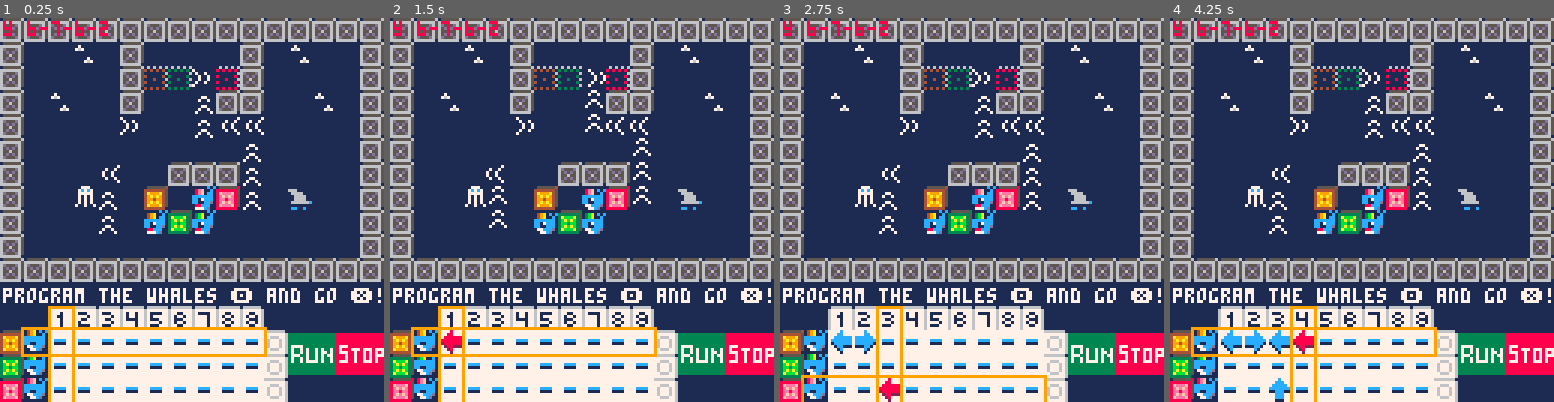
Above: before the commit, frames 1-4 (left to right).
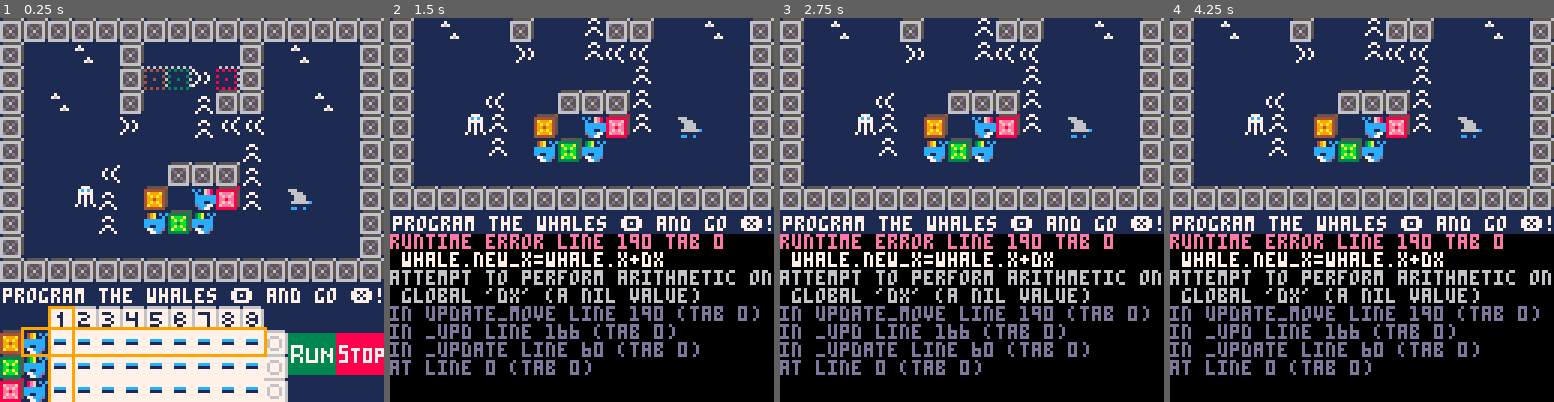
Above: after the commit, the same moments.

Repository: marcduiker/pico-8-games
Game: PICO-8 cartridge carts/yuckyyaml/yucky_yaml.p8
Same seed, same stepped clock (60 frames per second), same inputs: the game is played once before the commit and once after it.
Inputs:
- Up to frame 1 (0.25 s): no input
- Up to frame 2 (1.5 s): tap X (X key) at 0.33, 1.07 s; tap O (Z key) at 0.7 s
- Up to frame 3 (2.75 s): hold Right 1.6-2.1 s; tap O (Z key) at 1.7, 2.1, 2.5 s; tap X (X key) at 1.85 s; hold Up 2.15-2.42 s; hold Right from 2.47 s (still down)
- Up to frame 4 (4.25 s): tap O (Z key) every 0.4 s from 2.9 to 4.1 s; tap X (X key) at 2.97, 4.08 s; release Right at 3.03 s; hold Left 3.08-3.58 s; hold Down 3.63-3.97 s; hold Right from 4.02 s (still down)

The runs differ from the first frame. In frame 1, 1.2% of the frame differs, in the area x 0-57%, y 0-100%; in frame 2, 63%; in frame 3, 63%, in the area x 0-100%, y 0-100%; in frame 4, 63%.
Error after the commit: runtime error line 190 tab 0; whale.new_x=whale.x+dx; attempt to perform arithmetic on global 'dx' (a nil value)

Commit message:
Trying to make the whales follow the steps

Diff:
--- a/carts/yuckyyaml/yucky_yaml.p8
+++ b/carts/yuckyyaml/yucky_yaml.p8
@@ -8,11 +8,32 @@
 local _drw
 local _t
 local _spd
-local p
-local whale_colors={17,18,19}
-local whale1={x=nil,y=nil,s=1,c=whale_colors[1],d=0}
-local whale2={x=nil,y=nil,s=1,c=whale_colors[2],d=0}
-local whale3={x=nil,y=nil,s=1,c=whale_colors[3],d=0}
+local rows={13,14,15}
+local cols={2,3,4,5,6,7,8,9,10}
+local row_select={x=1,y=rows[1],xsize=10,ysize=1}
+local col_select={x=cols[1],y=12,xsize=1,ysize=4}
+local cards_dx={}
+local cards_dy={}
+local cards_spr_toplay={64,65,66,67,68}
+local cards_spr_played={80,81,82,83,84}
+local cards_spr_high={96,97,98,99,100}
+cards_dx[cards_spr_toplay[1]]=0
+cards_dx[cards_spr_toplay[2]]=-1
+cards_dx[cards_spr_toplay[3]]=1
+cards_dx[cards_spr_toplay[4]]=0
+cards_dx[cards_spr_toplay[5]]=0
+cards_dy[cards_spr_toplay[1]]=0
+cards_dy[cards_spr_toplay[2]]=0
+cards_dy[cards_spr_toplay[3]]=0
+cards_dy[cards_spr_toplay[4]]=-1
+cards_dy[cards_spr_toplay[5]]=1
+
+local whale_colors_spr={17,18,19}
+local sleeping_whale_spr={118,119,120}
+local whale1={x=nil,y=nil,new_x=nil,new_y=nil,s=nil,fx=nil,c=whale_colors_spr[1],d=0}
+local whale2={x=nil,y=nil,new_x=nil,new_y=nil,s=nil,fx=nil,c=whale_colors_spr[2],d=0}
+local whale3={x=nil,y=nil,new_x=nil,new_y=nil,s=nil,fx=nil,c=whale_colors_spr[3],d=0}
+
 local whales={whale1,whale2,whale3}
 local container_tiles={43,59,45}
 local end_tiles={44,60,46}
@@ -57,10 +78,16 @@
 function init_whales(level)
 	whale1.x=level.whale1_x
 	whale1.y=level.whale1_y
+	whale1.fx=level.whale1_flipx
+	whale1.s=sleeping_whale_spr[1]
 	whale2.x=level.whale2_x
 	whale2.y=level.whale2_y
+	whale2.fx=level.whale2_flipx
+	whale2.s=sleeping_whale_spr[2]
 	whale3.x=level.whale3_x
 	whale3.y=level.whale3_y
+	whale3.fx=level.whale3_flipx
+	whale3.s=sleeping_whale_spr[3]
 end
 
 function init_containers(level)
@@ -102,7 +129,7 @@
 		mset(container.x_end,container.y_end,container.tile_end)
 	end
 
-	_drw=_draw_cards
+	_drw=_draw_whales_and_cards
 end
 
 function _update_manual()
@@ -121,34 +148,64 @@
 		new_y+=1
 	end
 
-	_update_game()
-
-end
-
-function _update_auto()
-	new_x=p.x
-	new_y=p.y
-	old_x=p.x
-	old_y=p.y
-
-	-- get movements from sequence
-
-	_update_game()
-
-end
-
-function _update_game()
-
-	p.s=anim_item(wh_spr,wh_spd)
-	if can_move(new_x,new_y,old_x,old_y) then
-		p.x=new_x
-		p.y=new_y
-	end
-
-	if has_moved(p.x,p.y,old_x,old_y) then
-		p.d=get_dir(new_x,new_y,old_x,old_y)
+	update_game()
+
+end
+
+local start_time
+local active_col
+
+function _update_start_run()
+	start_time=time()
+	active_col=cols[1]
+	reset_row_and_col()
+	_upd=_update_run_game
+	_drw=_draw_whales_and_cards
+end
+
+function _update_run_game()
+	for row in all(rows) do
+		if time() - start_time > 1 then
+			update_move(whale1,row,active_col)
+		elseif time() - start_time > 2 then
+			update_move(whale2,row,active_col)
+		elseif time() - start_time > 3 then
+			update_move(whale3,row,active_col)
+		end
+	end
+
+	if time()-start_time > 4 then
+		active_col+=1
+		start_time=time()
+	end
+end
+
+function reset_row_and_col()
+	col_select.x=cols[1]
+	row_select.y=rows[1]
+end
+
+function update_move(whale,row,col)
+	whale.s=anim_item(wh_spr,wh_spd)
+	tile=mget(row,col)
+	dx=cards_dx[tile]
+	dy=cards_dy[tile]
+	whale.new_x=whale.x+dx
+	whale.new_y=whale.y+dy
+	old_x=whale.x
+	old_y=whale.y
+	if can_move(whale.new_x,whale.new_y,whale.x,whale.y) then
+		whale.x=whale.new_x
+		whale.y=whale.new_y
+	end
+
+	if has_moved(whale.x,whale.y,old_x,old_y) then
+		whale.d=get_dir(whale.x,whale.y,old_x,old_y)
 		sfx(1,0,0)
 	end
+
+	row_select.y=col
+	col_select.x=row
 end
 
 function _draw_game()
@@ -162,7 +219,7 @@
 -->8
 -- movement
 
-local dirs={0,1,2,3}
+--local dirs={0,1,2,3}
 local x_dirs={-1,1,0,0}
 local y_dirs={0,0,-1,1}
 
@@ -282,24 +339,18 @@
 end
 
 function draw_whale(w)
-	spr(w.s,w.x*8,w.y*8,1,1)
-	spr(w.c,w.x*8,w.y*8,1,1)
+	spr(w.s,w.x*8,w.y*8,1,1,w.fx)
+	spr(w.c,w.x*8,w.y*8,1,1,w.fx)
 end
 -->8
 -- cards
 
-local whale1_steps={}
-local whale2_steps={}
-local whale3_steps={}
-local rows={13,14,15}
-local cols={2,3,4,5,6,7,8,9,10}
-local cards_spr_toplay={64,65,66,67,68}
-local cards_spr_played={80,81,82,83,84}
-local cards_spr_high={96,97,98,99,100}
+
+
 local sleeping_whales={}
-sleeping_whales[rows[1]]=118
-sleeping_whales[rows[2]]=119
-sleeping_whales[rows[3]]=120
+sleeping_whales[rows[1]]=sleeping_whale_spr[1]
+sleeping_whales[rows[2]]=sleeping_whale_spr[2]
+sleeping_whales[rows[3]]=sleeping_whale_spr[3]
 local results={69,85,101}
 local row_old
 local col_old
@@ -307,20 +358,9 @@
 local col_new
 local card_h={col=2,row=13,hi=96,prev=64}
 local card_new=0
-local row_select={x=1,y=rows[1],xsize=10,ysize=1}
-local col_select={x=cols[1],y=12,xsize=1,ysize=4}
-
-function load_steps()
-
-	-- whale1
-
-	table.insert(whale1_steps,"1")
-
-end
-
-function _init_level(levelNr)
-
-end
+
+
+
 
 function _init_cards()
 	row_new=rows[1]
@@ -341,7 +381,7 @@
 
 function _update_cards()
 	-- only set old when has_moved==true?
-	update_whale_sprites()
+	--update_whale_sprites()
 	--row_new=row_old
 	--col_new=col_old
 	if btnp(⬅️) then
@@ -357,6 +397,8 @@
 		change_card()
 	elseif btnp(❎) then
 		-- start run
+		_upd=_update_start_run
+		_drw=_draw_whales_and_cards
 	end
 
 	if has_moved(col_new,row_new,col_old,row_old) then
@@ -419,10 +461,9 @@
 	mset(card_h.col,card_h.row,card_h.hi)
 end
 
-function _draw_cards()
+function _draw_whales_and_cards()
 	draw_debug()
 	draw_whales()
-
 	print("program the whales 🅾️ and go ❎!",1,90,7)
 	rect(
 		row_select.x*8-1,
@@ -450,7 +491,9 @@
 	--rect(0,0,80,30,7)
 	--print("new "..row_new.."-"..col_new,1,1,8)
 	--print("old "..row_old.."-"..col_old,1,8,8)
-	print("y "..containers[1].x.."-"..containers[1].y.."-"..containers[1].x_end.."-"..containers[1].y_end,1,1,8)
+	if tile!=nil then
+		print("tile "..tile,1,100,8)
+	end
 end
 -->8
 -- menu
@@ -490,10 +533,13 @@
 	id=1,
 	whale1_x=6,
 	whale1_y=8,
+	whale1_flipx=false,
 	whale2_x=8,
 	whale2_y=8,
+	whale2_flipx=false,
 	whale3_x=8,
 	whale3_y=7,
+	whale3_flipx=true,
 	cy_start_x=6,
 	cy_start_y=7,
 	cg_start_x=7,
@@ -596,14 +642,14 @@
 77777777772882227222882777788877772888277787877618ccccd118ccccd118ccccd137777333333333338777888888888888000000000000000011111111
 7777777777728777777782777778887777728277787778761777cd111777cd111777cd1137337373373733738788877787778777000000000000000011111111
 77777777777727777777277777722277777727777777777611111111111111111111111137337373373773738777887887878787000000000000000011111111
-000000000000000000000000000000000000000000000000149a1c1c13ba1c1c18ef1c1c37773373373737738887887887878777000000000000000077777777
-000000000000000000000000000000000000000000000000149a11c113ba11c118ef11c137337373373733738887887887878788000000000000000077777777
-000000000000000000000000000000000000000000000000ccccccc1ccccccc1ccccccc137337377773733738777887887778788000000000000000077777777
+00000000000000000000000000000000000000000000000011111111111111111111111137773373373737738887887887878777000000000000000077777777
+000000000000000000000000000000000000000000000000149a1c1c13ba1c1c18ef1c1c37337373373733738887887887878788000000000000000077777777
+000000000000000000000000000000000000000000000000149a11c113ba11c118ef11c137337377773733738777887887778788000000000000000077777777
+000000000000000000000000000000000000000000000000ccccccc1ccccccc1ccccccc133333333333333338888888888888888000000000000000077777777
 000000000000000000000000000000000000000000000000ccccccc1ccccccc1ccccccc133333333333333338888888888888888000000000000000077777777
 000000000000000000000000000000000000000000000000cc11ccc1cc11ccc1cc11ccc133333333333333338888888888888888000000000000000077777777
 000000000000000000000000000000000000000000000000177cccd1177cccd1177cccd133333333333333338888888888888888000000000000000077777777
-0000000000000000000000000000000000000000000000001177cd111177cd111177cd1133333333333333338888888888888888000000000000000077777777
-00000000000000000000000000000000000000000000000011111111111111111111111111111111111111111111111111111111000000000000000077777777
+0000000000000000000000000000000000000000000000001177cd111177cd111177cd1111111111111111111111111111111111000000000000000077777777
 
 
 
@@ -740,7 +786,7 @@
 __map__
 0606060606060606060606060606060600000000000000000000000000000000000000000000000000000000000000000000000000000000000000000000000000000000000000000000000000000000000000000000000000000000000000000000000000000000000000000000000000000000000000000000000000000000
 0610102010061010101006102010100611111111111111111111111111111111111111111111111111111111111111111111111111111111111111111111111111111111111111111111111111111111111111111111111111111111111111111111111111111111111111111111111100000000000000000000000000000000
-0610101010061010371006101010100611101010101010101010101010101011111010101010101010101010101010111110101010101010101010101010101111101111110711111111071111110411111010101010102610101010101004111110101010101010101010101010051100000000000000000000000000000000
+0610101010062c3c372e06101010100611101010101010101010101010101011111010101010101010101010101010111110101010101010101010101010101111101111110711111111071111110411111010101010102610101010101004111110101010101010101010101010051100000000000000000000000000000000
 0610201010061010230606101020100611041111111011101011101111110811111010101011101111101010101010111110040810101011111110051010101111101010101010101010102610101011111011101010111011111110111111101110111111111111111111111111101100000000000000000000000000000000
 0610101010371010233333101010100611101107101011101011101007111011111010041111101111101010081010111110101011101111111110111010101111111111111111111111101111111111111011111010111011061010101105111110110610101010101010101011101100000000000000000000000000000000
 0610101010101010101023101010100611101110101011101011102610111011111010261111100711111010101010111110101011101111112610111010101111111010101010111111071010101011111011071107111011111010101110111110101010101111111107101010101100000000000000000000000000000000
